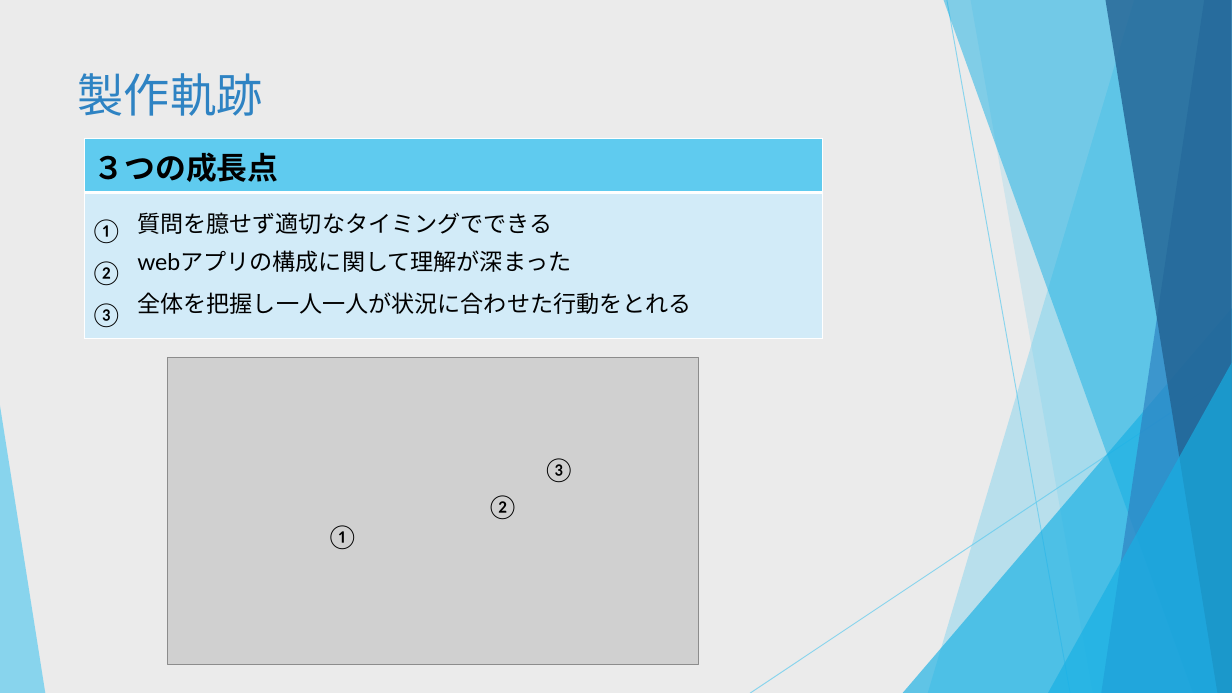
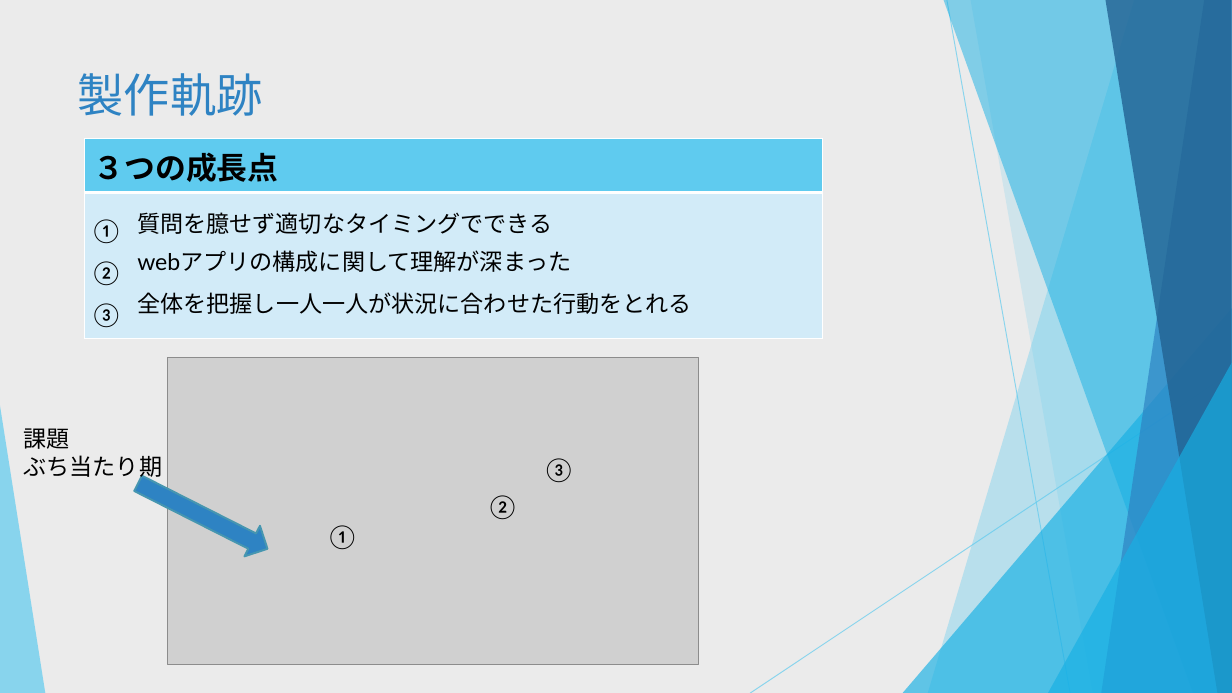
Before and after one commit to dojo2022/C-5, a slide deck: slide 20 of C5_配布資料/0630_C-5 _発表資料.pptx. Drawn at 1232x693 pixels with LibreOffice and Linux fonts; fonts in the diff are those of the drawing; grey boxes stand for pictures. Boxes give left, top, right and bottom in pixels: in the first picture for what was removed or moved away, otherwise in the second. Text is boxed around its words. In the diff, an @@ line names an element or a change of style, - is before the commit and + after.

```diff
--- a/C5_配布資料/0630_C-5 _発表資料.pptx
+++ b/C5_配布資料/0630_C-5 _発表資料.pptx
@@ text added at <box>23,428,162,481</box>, 18 pt, text #000000 @@
+課題
+ぶち当たり期
@@ down arrow added at <box>130,468,275,564</box>, fill #2E83C3, outline #4696B1 1.5 pt @@
```
Also in this commit, not shown: 8 other slides changed.
